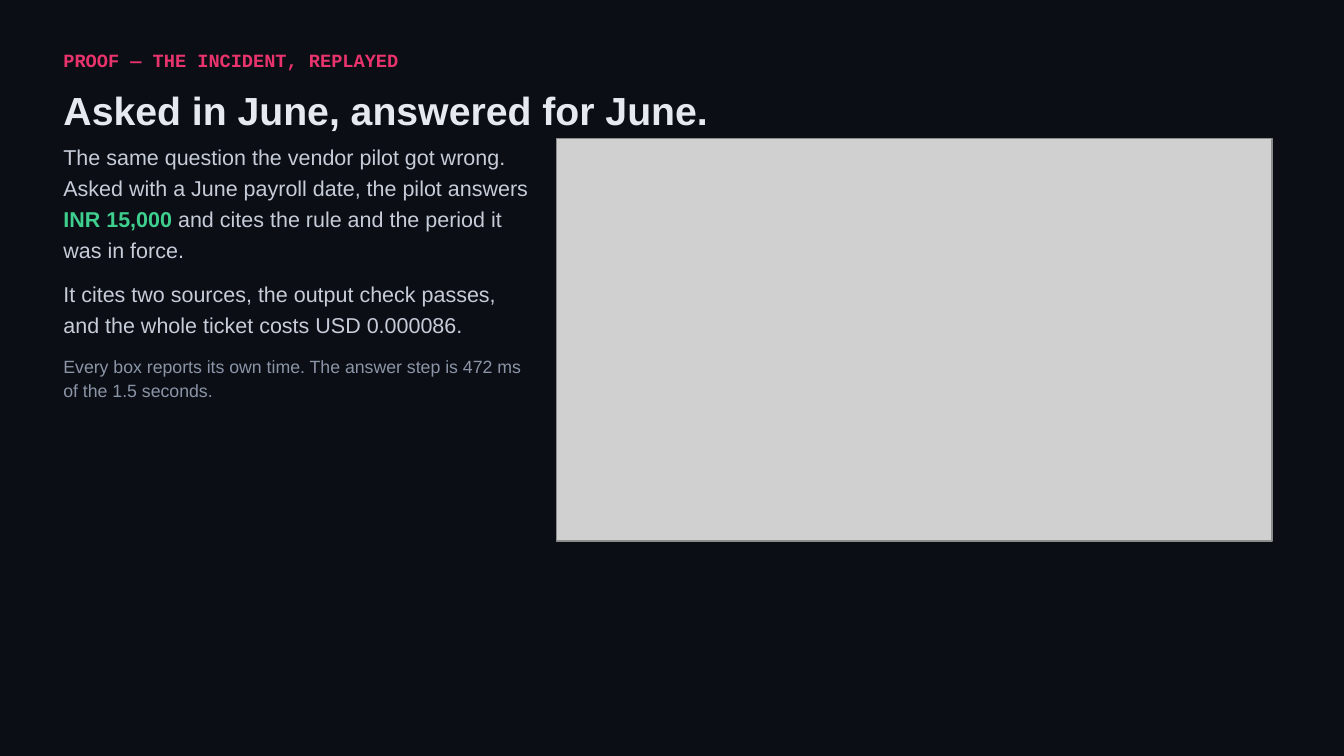
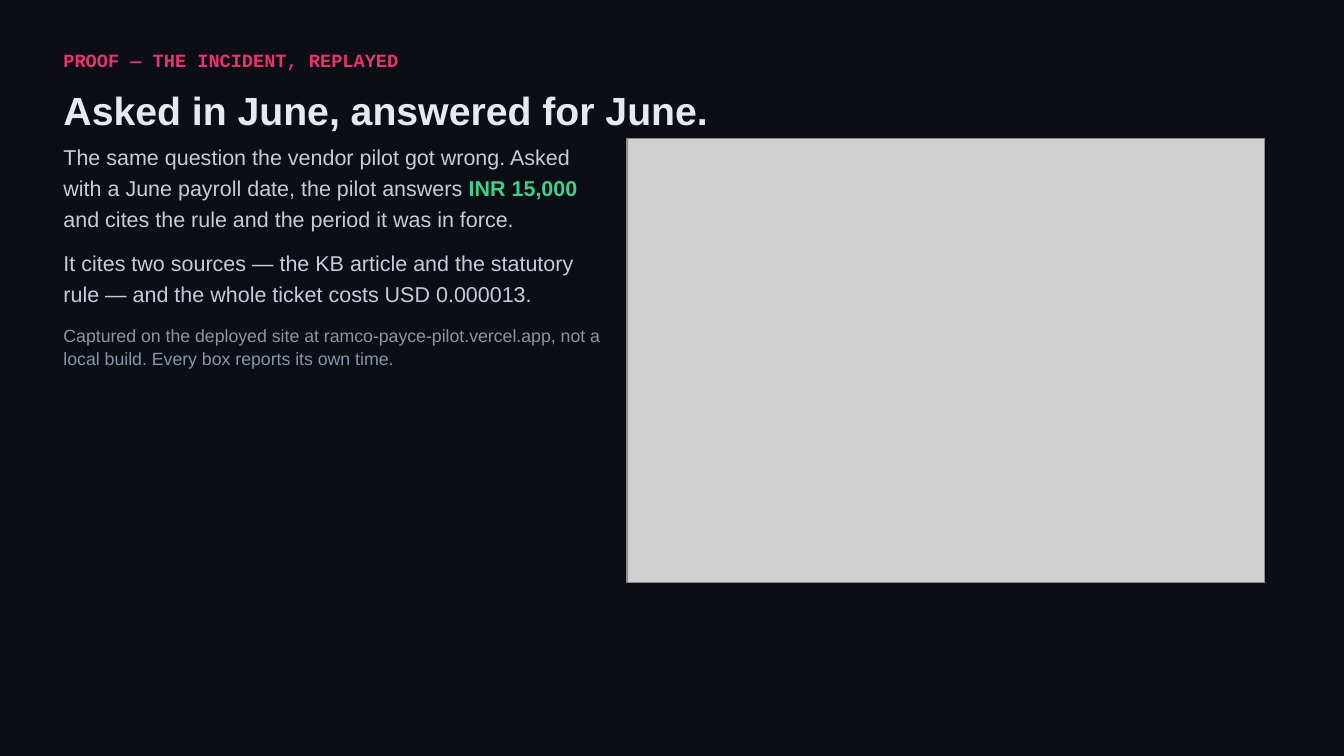
Before and after one commit to shivam-25/ramco-payce-pilot, a slide deck: slide 7 of docs/ramco-payce-pilot.pptx. Drawn at 1344x756 pixels with LibreOffice and Linux fonts; fonts in the diff are those of the drawing; grey boxes stand for pictures. Boxes give left, top, right and bottom in pixels: in the first picture for what was removed or moved away, otherwise in the second. Text is boxed around its words. In the diff, an @@ line names an element or a change of style, - is before the commit and + after.

```diff
--- a/docs/ramco-payce-pilot.pptx
+++ b/docs/ramco-payce-pilot.pptx
@@ text "The same question the vendor ..." rewrapped from [63,149,528,258] to [63,149,578,232] @@
@@ picture: place and size @@
-picture at [556,138,1273,542]
+picture at [628,138,1265,582]
@@ text at [63,255,573,302]: text changed @@
-It cites two sources, the output check passes, and the whole ticket costs USD 0.000086.
+It cites two sources — the KB article and the statutory rule — and the whole ticket costs USD 0.000013.
@@ text at [63,329,600,369]: text changed @@
-Every box reports its own time. The answer step is 472 ms of the 1.5 seconds.
+Captured on the deployed site at ramco-payce-pilot.vercel.app, not a local build. Every box reports its own time.
```
Also in this commit, not shown: 5 other slides changed, 13 other files.
